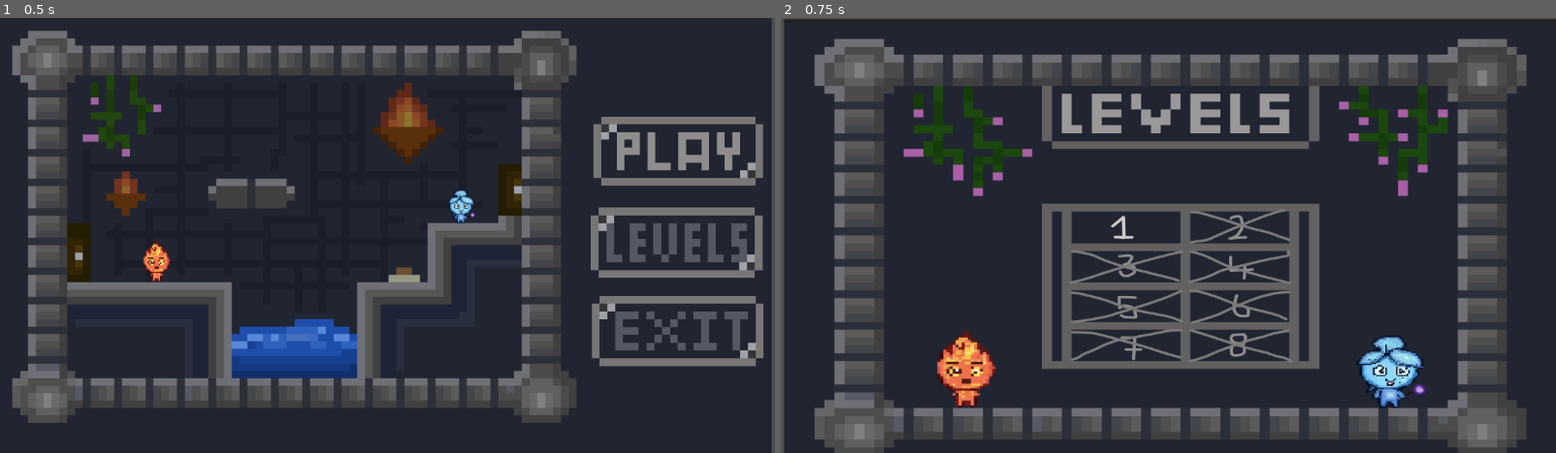
Above: before the commit, frames 1-2 (left to right).
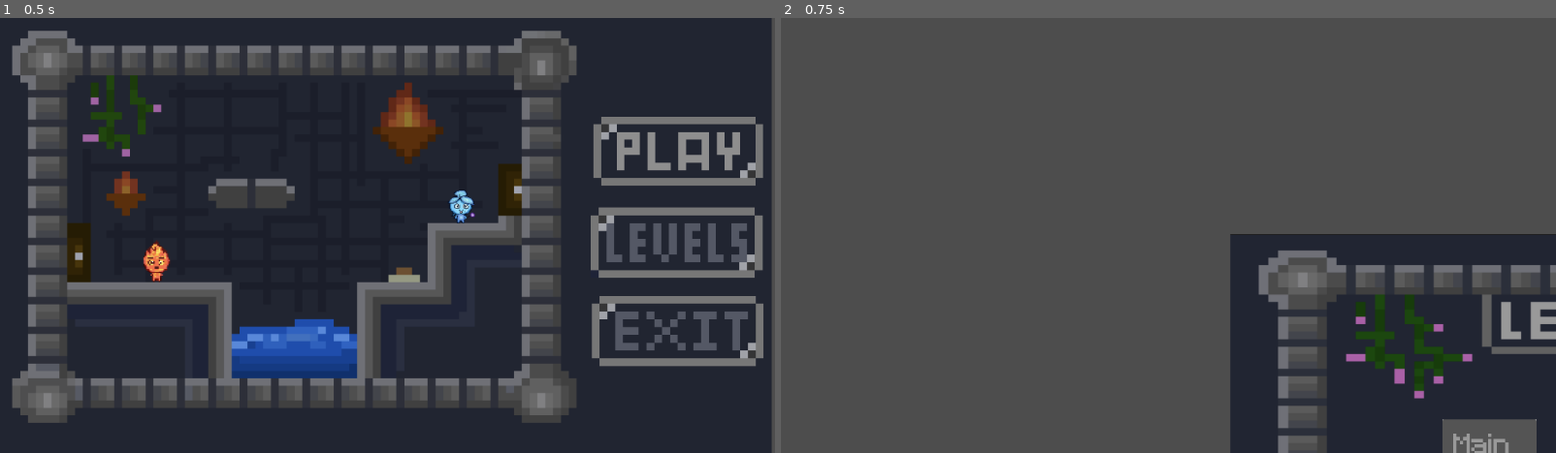
Above: after the commit, the same moments.

Repository: laksha-barath/github-repository
Game: Godot game, scene res://scenes/main_menu.tscn
The game is run twice, just before and just after one commit, with the same random seed, the same clock (stepped at 60 frames per second) and the same inputs. Before the commit the project has no main scene; this scene is started directly in both runs.
Inputs (mouse positions are in pixels of both pictures, inside the frame that each line leads up to):
- Up to frame 1 (0.5 s): no input
- Up to frame 2 (0.75 s): click (1455, 239) at 0.5 s

Frame 1 is identical in both runs. In frame 2, 71% of the frame differs, in the area x 0-100%, y 0-100%.

Commit message:
level scene
made the buttons

Diff:
--- a/new-game-project/project.godot
+++ b/new-game-project/project.godot
@@ -11,6 +11,7 @@
 [application]
 
 config/name="New Game Project"
+run/main_scene="uid://2yvq6yiiep7y"
 config/features=PackedStringArray("4.6", "Forward Plus")
 config/icon="res://icon.svg"
 
--- a/new-game-project/scenes/bg_music.tscn
+++ b/new-game-project/scenes/bg_music.tscn
@@ -1,9 +1,4 @@
 [gd_scene format=3 uid="uid://ba72tpgnbuoda"]
-
-[ext_resource type="AudioStream" uid="uid://w7b5nki6u8f2" path="res://assets/Tame_Impala_-_Loser_(mp3.pm).mp3" id="1_3sx0t"]
-[ext_resource type="Texture2D" uid="uid://54sjnu3qpb2v" path="res://assets/Mute Button unmuted1.png" id="2_3sx0t"]
-[ext_resource type="Texture2D" uid="uid://cg5tjr8hxwp2o" path="res://assets/Mute Button muted1.png" id="3_fgucq"]
-[ext_resource type="Script" uid="uid://dyc0ojksq4sa4" path="res://scenes/mute_button.gd" id="4_8rjbd"]
 
 [node name="Control" type="Control" unique_id=1711678437]
 layout_mode = 3
@@ -16,21 +11,5 @@
 
 [node name="AudioStreamPlayer" type="AudioStreamPlayer" parent="." unique_id=1643193221]
 process_mode = 3
-stream = ExtResource("1_3sx0t")
 autoplay = true
 bus = &"Music"
-
-[node name="TextureButton" type="TextureButton" parent="." unique_id=615760282]
-texture_filter = 1
-layout_mode = 0
-offset_left = 1049.0
-offset_top = 160.86974
-offset_right = 1072.2152
-offset_bottom = 185.07979
-scale = Vector2(3.7892814, 3.7402499)
-toggle_mode = true
-texture_normal = ExtResource("2_3sx0t")
-texture_pressed = ExtResource("3_fgucq")
-script = ExtResource("4_8rjbd")
-
-[connection signal="pressed" from="TextureButton" to="TextureButton" method="_on_pressed"]
--- /dev/null
+++ b/new-game-project/scenes/game_over.gd
@@ -0,0 +1,11 @@
+extends Control
+
+
+# Called when the node enters the scene tree for the first time.
+func _ready() -> void:
+	pass # Replace with function body.
+
+
+# Called every frame. 'delta' is the elapsed time since the previous frame.
+func _process(delta: float) -> void:
+	pass
--- a/new-game-project/scenes/game_over.tscn
+++ b/new-game-project/scenes/game_over.tscn
@@ -1,5 +1,6 @@
 [gd_scene format=3 uid="uid://lbbvjxnebsga"]
 
+[ext_resource type="Script" uid="uid://dvqebvbqdquxp" path="res://scenes/game_over.gd" id="1_tbwuq"]
 [ext_resource type="FontFile" uid="uid://c01xchdnealbk" path="res://assets/Minecraft 2.ttf" id="1_wqhvx"]
 [ext_resource type="Texture2D" uid="uid://bhs7351mrwigs" path="res://assets/Screenshot 2026-09-21 at 8.38.13 PM.png" id="1_xeevv"]
 
@@ -19,6 +20,7 @@
 offset_bottom = 4.0
 grow_horizontal = 2
 grow_vertical = 2
+script = ExtResource("1_tbwuq")
 
 [node name="CanvasLayer" type="CanvasLayer" parent="." unique_id=1406289673]
 
--- a/new-game-project/scenes/levels.gd
+++ b/new-game-project/scenes/levels.gd
@@ -1,11 +1,21 @@
 extends Node2D
 
 
-# Called when the node enters the scene tree for the first time.
-func _ready() -> void:
-	pass # Replace with function body.
+func _on_level_1_button_pressed() -> void:
+	get_tree().change_scene_to_file("res://scenes/game_screen.tscn")
 
 
-# Called every frame. 'delta' is the elapsed time since the previous frame.
-func _process(delta: float) -> void:
-	pass
+func _on_level_2_button_pressed() -> void:
+	get_tree().change_scene_to_file("res://scenes/2level.tscn")
+
+
+func _on_level_3_button_pressed() -> void:
+	get_tree().change_scene_to_file("res://scenes/level3.tscn")
+
+
+func _on_main_menu_button_pressed() -> void:
+	get_tree().change_scene_to_file("res://scenes/main_menu.tscn")
+
+
+func _on_quit_button_pressed() -> void:
+	get_tree().quit()
--- a/new-game-project/scenes/levels.tscn
+++ b/new-game-project/scenes/levels.tscn
@@ -1,16 +1,145 @@
 [gd_scene format=3 uid="uid://de0u4yd5o137y"]
 
-[ext_resource type="Texture2D" uid="uid://beos2tbbdnji4" path="res://assets/Screenshot 2026-05-25 at 11.41.33 PM.png" id="1_hcnff"]
+[ext_resource type="Script" uid="uid://bp7lopcaivkam" path="res://scenes/levels.gd" id="1_5ekxl"]
+[ext_resource type="Texture2D" uid="uid://4o48f4kda3ui" path="res://assets/Screenshot 2026-09-23 at 6.21.44 PM.png" id="1_hk6qi"]
+[ext_resource type="FontFile" uid="uid://c01xchdnealbk" path="res://assets/Minecraft 2.ttf" id="2_5ekxl"]
+
+[sub_resource type="LabelSettings" id="LabelSettings_ly2og"]
+font = ExtResource("2_5ekxl")
+font_size = 45
+font_color = Color(0.6, 0.6, 0.6, 1)
+
+[sub_resource type="LabelSettings" id="LabelSettings_jj4e6"]
+font = ExtResource("2_5ekxl")
+font_size = 40
+font_color = Color(0.6, 0.6, 0.6, 1)
 
 [node name="levels" type="Node2D" unique_id=715746615]
-
-[node name="Camera2D" type="Camera2D" parent="." unique_id=1371856620]
-position = Vector2(528, 341.00003)
-scale = Vector2(0.74289775, 0.6531792)
-enabled = false
-zoom = Vector2(1.1, 1.1)
+position = Vector2(665, 321)
+script = ExtResource("1_5ekxl")
 
 [node name="levels" type="Sprite2D" parent="." unique_id=2097863683]
-position = Vector2(582.5, 341.00003)
-scale = Vector2(0.82031244, 0.6531792)
-texture = ExtResource("1_hcnff")
+position = Vector2(571.50006, 321.5)
+scale = Vector2(0.9734588, 0.7453489)
+texture = ExtResource("1_hk6qi")
+
+[node name="level 1" type="ColorRect" parent="." unique_id=1008813638]
+offset_left = 491.0
+offset_top = 228.0
+offset_right = 666.0
+offset_bottom = 289.0
+color = Color(0.8560673, 0.8560673, 0.85606724, 0.5058824)
+metadata/_edit_use_anchors_ = true
+
+[node name="level_1_Button" type="Button" parent="level 1" unique_id=114426173]
+layout_mode = 0
+offset_right = 176.0
+offset_bottom = 61.0
+
+[node name="level 1" type="Label" parent="level 1" unique_id=771263798]
+layout_mode = 0
+offset_left = 26.0
+offset_top = 8.0
+offset_right = 158.0
+offset_bottom = 54.0
+text = "level 1"
+label_settings = SubResource("LabelSettings_ly2og")
+
+[node name="level 2" type="ColorRect" parent="." unique_id=1837832191]
+offset_left = 491.0
+offset_top = 307.0
+offset_right = 666.0
+offset_bottom = 368.0
+color = Color(0.8560673, 0.8560673, 0.85606724, 0.5058824)
+
+[node name="level_2_Button" type="Button" parent="level 2" unique_id=1754090612]
+layout_mode = 1
+anchors_preset = -1
+anchor_left = -2.752
+anchor_top = -4.782
+anchor_right = 3.6420002
+anchor_bottom = 5.6010003
+offset_left = 481.6
+offset_top = 291.702
+offset_right = -462.35004
+offset_bottom = -280.661
+
+[node name="level 1" type="Label" parent="level 2" unique_id=1591238935]
+layout_mode = 0
+offset_left = 24.0
+offset_top = 10.0
+offset_right = 156.0
+offset_bottom = 56.0
+text = "level 2"
+label_settings = SubResource("LabelSettings_ly2og")
+
+[node name="level 3" type="ColorRect" parent="." unique_id=1602327355]
+offset_left = 490.0
+offset_top = 381.0
+offset_right = 665.0
+offset_bottom = 442.0
+color = Color(0.8560673, 0.8560673, 0.85606724, 0.5058824)
+
+[node name="level_3_Button" type="Button" parent="level 3" unique_id=497314016]
+layout_mode = 0
+offset_right = 176.0
+offset_bottom = 61.0
+
+[node name="level 3" type="Label" parent="level 3" unique_id=1605928061]
+layout_mode = 0
+offset_left = 26.0
+offset_top = 8.0
+offset_right = 158.0
+offset_bottom = 54.0
+text = "level 3"
+label_settings = SubResource("LabelSettings_ly2og")
+
+[node name="main_menu" type="ColorRect" parent="." unique_id=611447412]
+offset_left = 318.0
+offset_top = 277.0
+offset_right = 458.0
+offset_bottom = 414.0
+color = Color(0.67058825, 0.67058825, 0.67058825, 1)
+
+[node name="main_menu_Button" type="Button" parent="main_menu" unique_id=247236770]
+layout_mode = 0
+offset_right = 140.0
+offset_bottom = 138.0
+
+[node name="main menu" type="Label" parent="main_menu" unique_id=1383709377]
+layout_mode = 0
+offset_left = 16.0
+offset_top = 22.0
+offset_right = 144.0
+offset_bottom = 106.0
+text = "Main
+menu"
+label_settings = SubResource("LabelSettings_jj4e6")
+
+[node name="Quit" type="ColorRect" parent="." unique_id=572835348]
+offset_left = 701.0
+offset_top = 278.0
+offset_right = 841.0
+offset_bottom = 415.0
+color = Color(0.67058825, 0.67058825, 0.67058825, 1)
+
+[node name="quit_button" type="Button" parent="Quit" unique_id=1974101854]
+layout_mode = 0
+offset_top = -1.0
+offset_right = 140.0
+offset_bottom = 137.0
+
+[node name="quit" type="Label" parent="Quit" unique_id=122231227]
+layout_mode = 0
+offset_left = 31.0
+offset_top = 51.0
+offset_right = 159.0
+offset_bottom = 135.0
+text = "Quit"
+label_settings = SubResource("LabelSettings_jj4e6")
+
+[connection signal="pressed" from="level 1/level_1_Button" to="." method="_on_level_1_button_pressed"]
+[connection signal="pressed" from="level 2/level_2_Button" to="." method="_on_level_2_button_pressed"]
+[connection signal="pressed" from="level 3/level_3_Button" to="." method="_on_level_3_button_pressed"]
+[connection signal="pressed" from="main_menu/main_menu_Button" to="." method="_on_main_menu_button_pressed"]
+[connection signal="pressed" from="Quit/quit_button" to="." method="_on_quit_button_pressed"]
--- a/new-game-project/scripts/fire.gd
+++ b/new-game-project/scripts/fire.gd
@@ -30,6 +30,7 @@
 
 	move_and_slide()
 
+
 func _on_area_2d_area_entered(area: Area2D) -> void:
 	if area.is_in_group("fire_gem"):
 		gem_counter += 1
@@ -45,6 +46,7 @@
 	await get_tree().create_timer(0.2).timeout
 	get_tree().reload_current_scene()
 
+
 func _ready() -> void:
 	BgMusic.hide()
 	BgMusic.get_child(0).stop()
--- a/new-game-project/scripts/game_screen.gd
+++ b/new-game-project/scripts/game_screen.gd
@@ -29,9 +29,7 @@
 
 
 func _door_exited(body: Node2D) -> void:
-	if body.gem_counter == max_gems:
 		players_at_exit -= 1
-
 
 
 func _on_pause_button_pressed() -> void:
--- a/new-game-project/scripts/water.gd
+++ b/new-game-project/scripts/water.gd
@@ -34,7 +34,7 @@
 		coin_label.text = str(gem_counter)
 	if area.is_in_group("common_damager") or area.is_in_group("fire_damager"):
 		await get_tree().create_timer(0.4).timeout
-		get_tree().reload_current_scene()
+		get_tree().change_scene_to_file("res://scenes/game_over.tscn")
 
 
 
Binary file added: new-game-project/assets/Screenshot 2026-09-23 at 6.21.44 PM.png
Not shown, added: new-game-project/assets/Screenshot 2026-09-23 at 6.21.44 PM.png.import
Not shown, added: new-game-project/scenes/game_over.gd.uid
